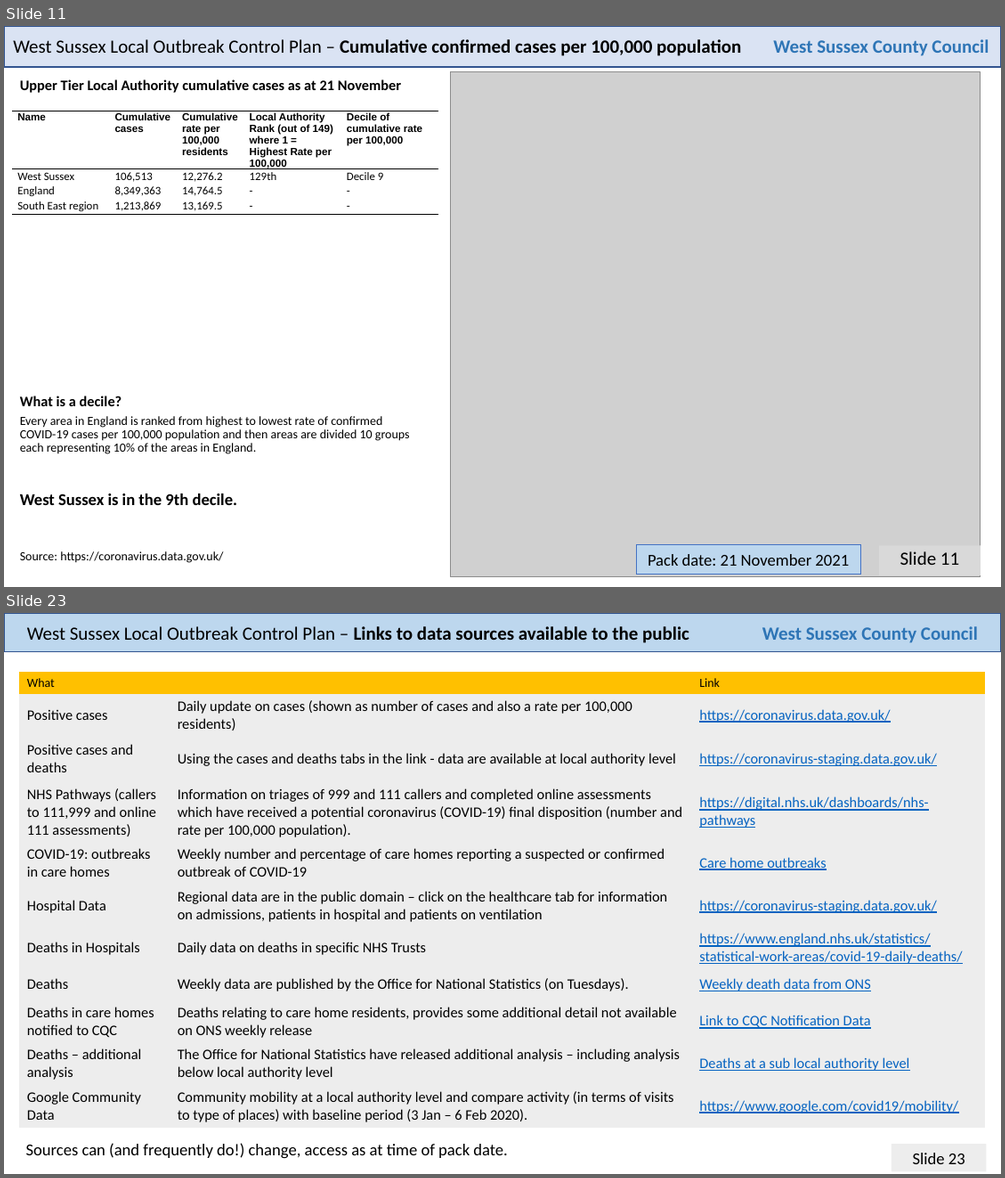
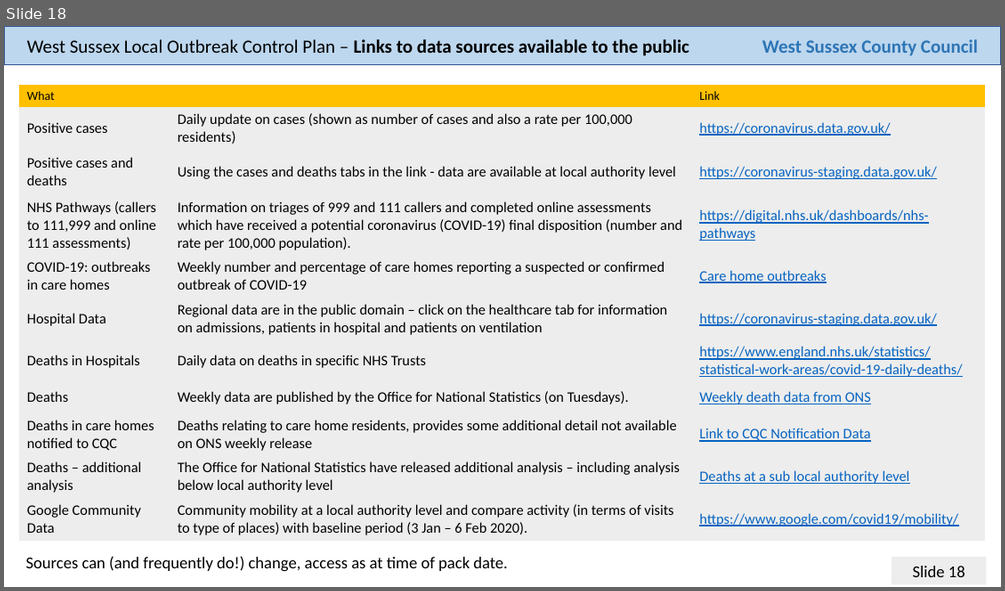
Before and after one commit to psychty/wsx_covid_datapack_public, a slide deck: Latest_West_Sussex_C19_slide_deck.pptx. Shown one above the other, each under a label of ours: slides 11 and 23 before the commit, slide 18 after it; the slides between them are not shown. The pictures are 1005x1178 and 1005x591 pixels, drawn with LibreOffice and Linux fonts; fonts in the diff are those of the drawing; grey boxes stand for pictures. Boxes give left, top, right and bottom in pixels: in the first picture for what was removed or moved away, otherwise in the second. Text is boxed around its words. In the diff, an @@ line names an element or a change of style, - is before the commit and + after.

```diff
--- a/Latest_West_Sussex_C19_slide_deck.pptx
+++ b/Latest_West_Sussex_C19_slide_deck.pptx
@@ slide 11 removed at (x1=4, y1=26, x2=1001, y2=587), background #FFFFFF @@
@@ rectangle removed at (x1=4, y1=26, x2=1001, y2=67) @@
@@ text removed at (x1=13, y1=39, x2=741, y2=56) @@
-West Sussex Local Outbreak Control Plan – Cumulative confirmed cases per 100,000 population
@@ text removed at (x1=773, y1=39, x2=988, y2=56) @@
-West Sussex County Council
@@ picture removed at (x1=451, y1=71, x2=980, y2=576) @@
@@ text removed at (x1=20, y1=79, x2=401, y2=93) @@
-Upper Tier Local Authority cumulative cases as at 21 November
@@ table removed at (x1=12, y1=111, x2=438, y2=319), 4 rows, 5 columns @@
-Name | Cumulative cases | Cumulative rate per 100,000 residents | Local Authority Rank (out of 149) where 1 = Highest Rate per 100,000 | Decile of cumulative rate per 100,000
-West Sussex | 106,513 | 12,276.2 | 129th | Decile 9
-England | 8,349,363 | 14,764.5 | - | -
-South East region | 1,213,869 | 13,169.5 | - | -
@@ text removed at (x1=20, y1=395, x2=122, y2=406) @@
-What is a decile?
@@ text removed at (x1=20, y1=416, x2=410, y2=454) @@
-Every area in England is ranked from highest to lowest rate of confirmed COVID-19 cases per 100,000 population and then areas are divided 10 groups each representing 10% of the areas in England.
@@ text removed at (x1=20, y1=493, x2=238, y2=505) @@
-West Sussex is in the 9th decile.
@@ text removed at (x1=20, y1=551, x2=223, y2=563) @@
-Source: https://coronavirus.data.gov.uk/
@@ rectangle removed at (x1=637, y1=544, x2=861, y2=574) @@
-Pack date: 21 November 2021
@@ text removed at (x1=879, y1=545, x2=979, y2=575) @@
-Slide 11
@@ what was slide 23 is now slide 18 @@
@@ page number at (x1=913, y1=565, x2=965, y2=577): text changed @@
-Slide 23
+Slide 18
```
Also in this commit, not shown: 17 slides changed, 4 other slides removed, 37 other files.
